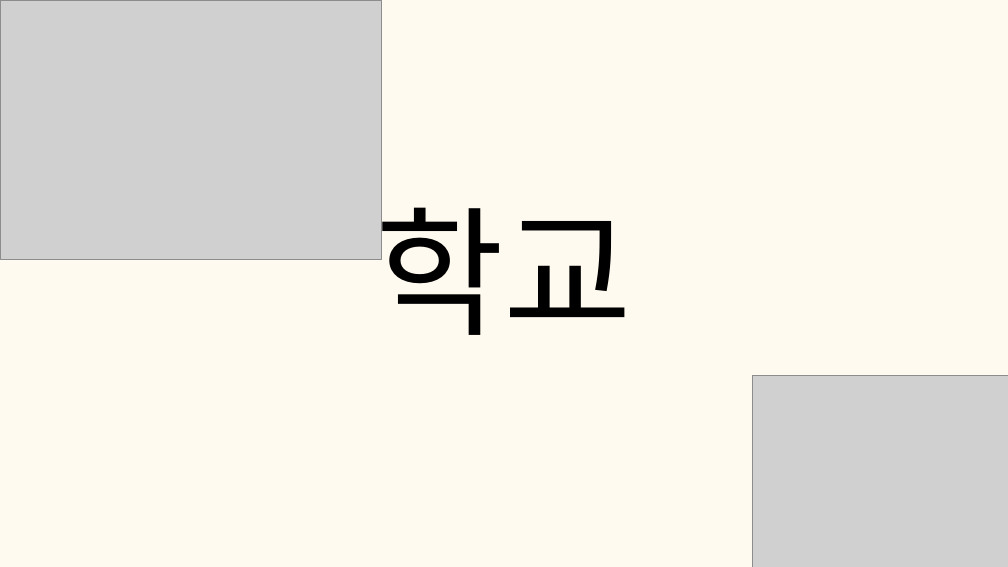
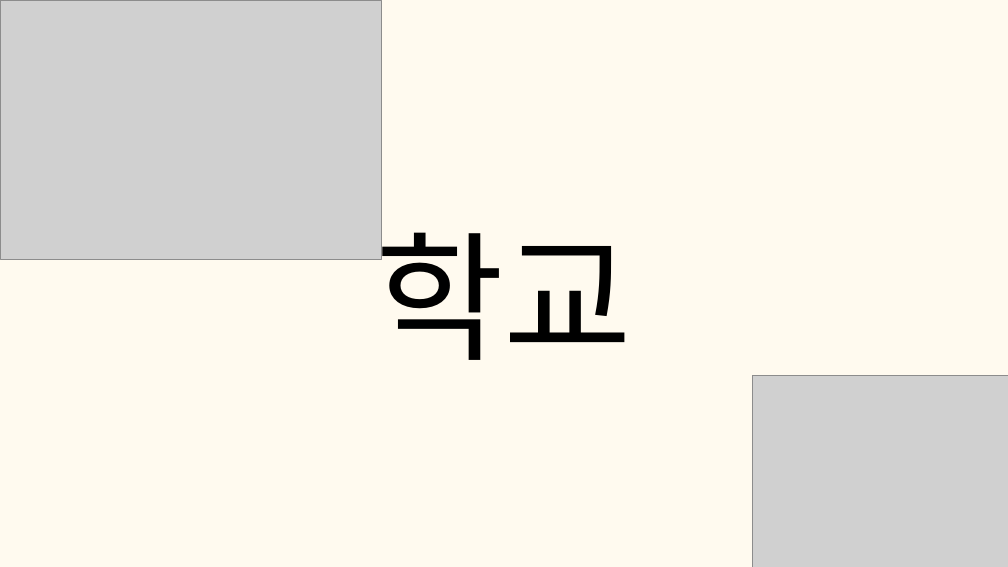
Before and after one commit to tkdgns25300/sunday_play, a slide deck: slide 7 of public/downloads/games/word-association/rules.pptx. Drawn at 1008x567 pixels with LibreOffice and Linux fonts; fonts in the diff are those of the drawing; grey boxes stand for pictures. Boxes give left, top, right and bottom in pixels: in the first picture for what was removed or moved away, otherwise in the second. Text is boxed around its words. In the diff, an @@ line names an element or a change of style, - is before the commit and + after.

```diff
--- a/public/downloads/games/word-association/rules.pptx
+++ b/public/downloads/games/word-association/rules.pptx
@@ text "학교": place and size @@
-text "학교" at <box>375,182,633,335</box>
+text "학교" at <box>375,207,633,360</box>
@@ text "학교" at <box>375,207,633,360</box>: font Calibri to Noto Sans CJK KR @@
```
Also in this commit, not shown: 13 other slides changed, 3 other files.
